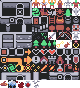
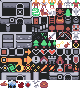
Two versions of the same layered image (80 x 88). Layer-by-layer changes:
painted on "Calque 3" over box(32, 8, 56, 88)
removed layer "Calque 1" over box(32, 8, 56, 88)
